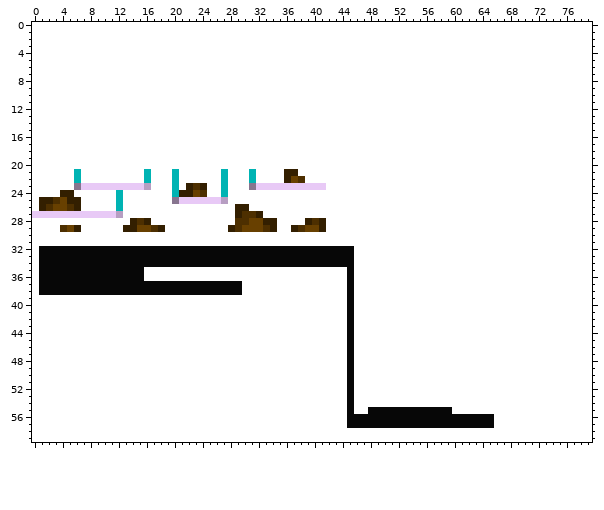
File history of a sprite sheet, source/level_data/layouts/level3/layer1.png. That is the earlier state.
The file is 80x60 pixels.
The same view after the edit:
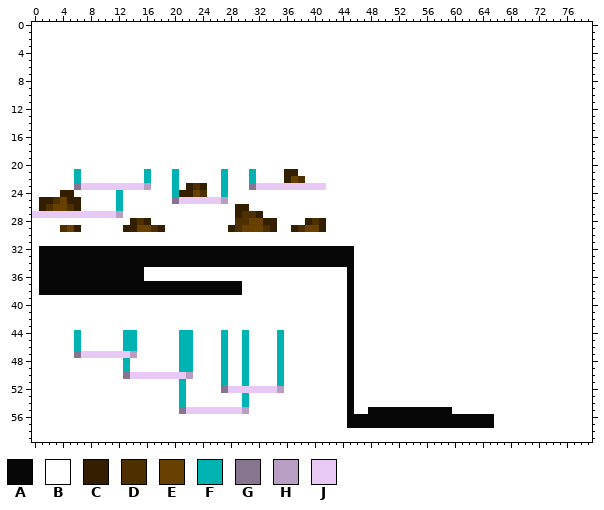
Palette (. is transparent): A #070707  B #ffffff  C #331f00  D #4d2f00  E #684000  F #00b3b3  G #87758f  H #b79ec2  J #e8c9f6
Edits made:
y 44..46: x 6 B -> F; x 13..14 BB -> FF; x 21..22 BB -> FF; x 27 B -> F; x 30 B -> F; x 35 B -> F
y 47: x 6..14 BBBBBBBBB -> GJJJJJJJH; x 21..22 BB -> FF; x 27 B -> F; x 30 B -> F; x 35 B -> F
y 48..49: x 13 B -> F; x 21..22 BB -> FF; x 27 B -> F; x 30 B -> F; x 35 B -> F
y 50: x 13..22 BBBBBBBBBB -> GJJJJJJJJH; x 27 B -> F; x 30 B -> F; x 35 B -> F
y 51: x 21 B -> F; x 27 B -> F; x 30 B -> F; x 35 B -> F
y 52: x 21 B -> F; x 27..35 BBBBBBBBB -> GJJJJJJJH
y 53..54: x 21 B -> F; x 30 B -> F
y 55: x 21..30 BBBBBBBBBB -> GJJJJJJJJH
